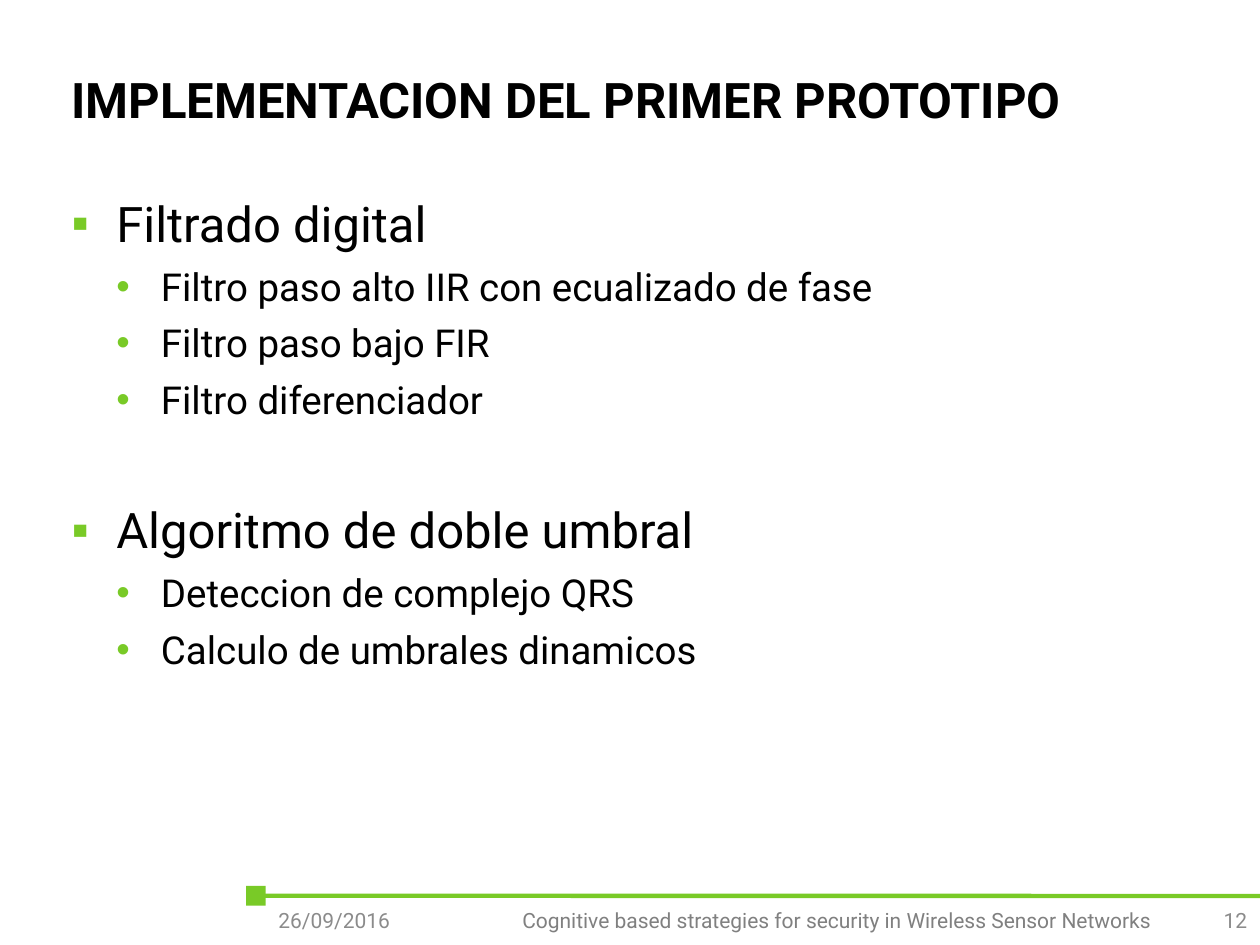
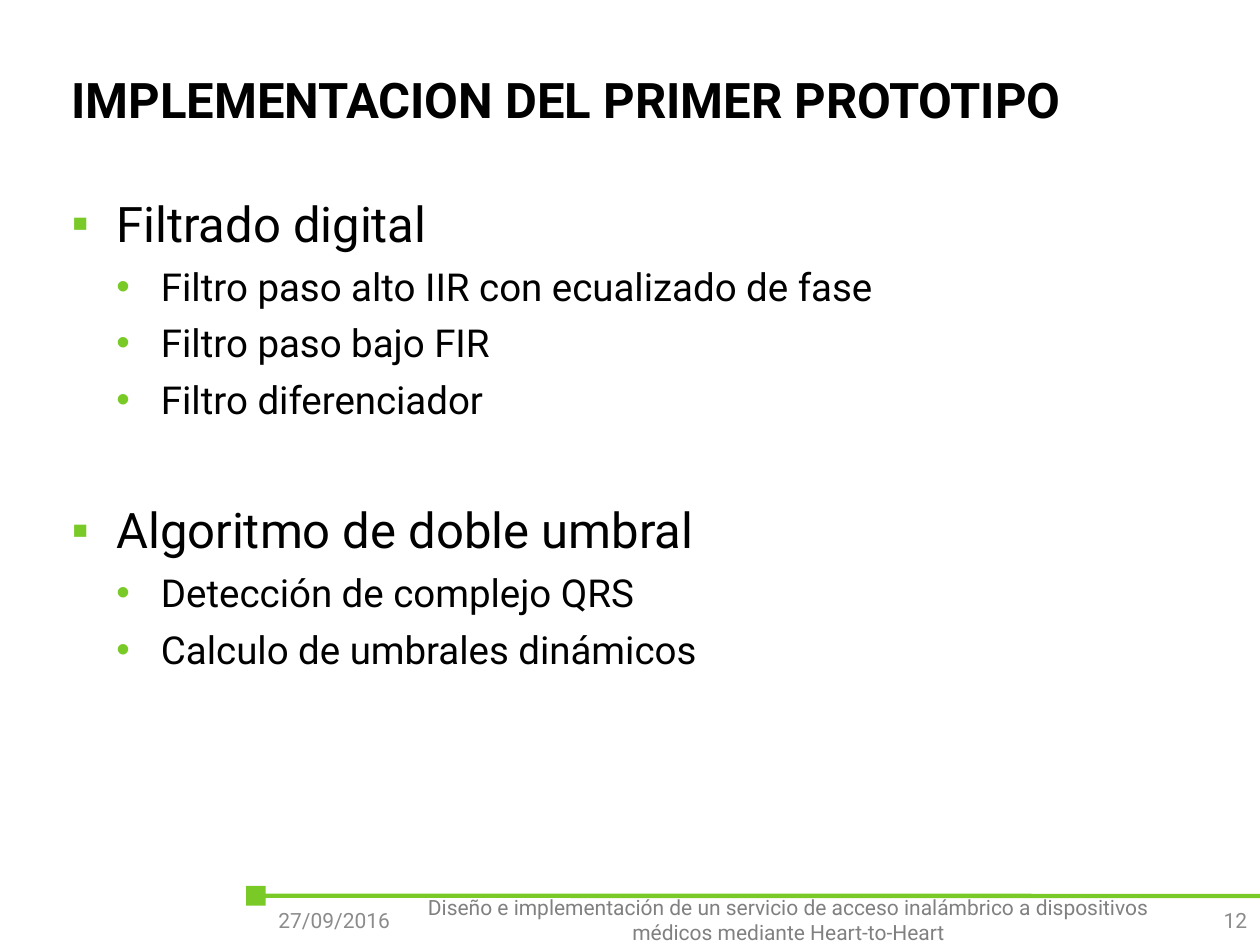
Before and after one commit to outsidersdelaelectronica/tiic-2015, a slide deck: slide 12 of doc/Tomas/presentacion/Diseño e implementación de un servicio de acceso inalámbrico a dispositivos médicos mediante Heart-to-Heart.pptx. Drawn at 1260x945 pixels with LibreOffice and Linux fonts; fonts in the diff are those of the drawing; background and template pictures are left out. Boxes give left, top, right and bottom in pixels: in the first picture for what was removed or moved away, otherwise in the second. Text is boxed around its words. In the diff, an @@ line names an element or a change of style, - is before the commit and + after.

```diff
--- a/doc/Tomas/presentacion/Diseño e implementación de un servicio de acceso inalámbrico a dispositivos médicos mediante Heart-to-Heart.pptx
+++ b/doc/Tomas/presentacion/Diseño e implementación de un servicio de acceso inalámbrico a dispositivos médicos mediante Heart-to-Heart.pptx
@@ text at [161,578,696,665]: text changed @@
-  • Deteccion de complejo QRS
-  • Calculo de umbrales dinamicos
+  • Detección de complejo QRS
+  • Calculo de umbrales dinámicos
@@ text at [428,896,1148,940]: text changed @@
-Cognitive based strategies for security in Wireless Sensor Networks
+Diseño e implementación de un servicio de acceso inalámbrico a dispositivos médicos mediante Heart-to-Heart
@@ text at [278,913,390,929]: text changed @@
-26/09/2016
+27/09/2016
```
Also in this commit, not shown: 23 other slides changed, 1 slide removed.
